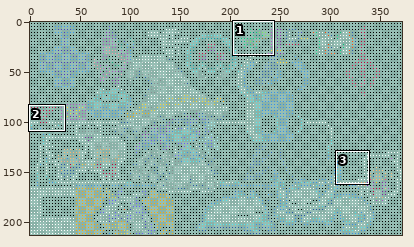
Sprite sheet -- Dotted_Overlay_PNGs/!dotted_BENCH.png. The first picture is a wide view before the edit; the outline marks the close-up.
Close-up. As it was:
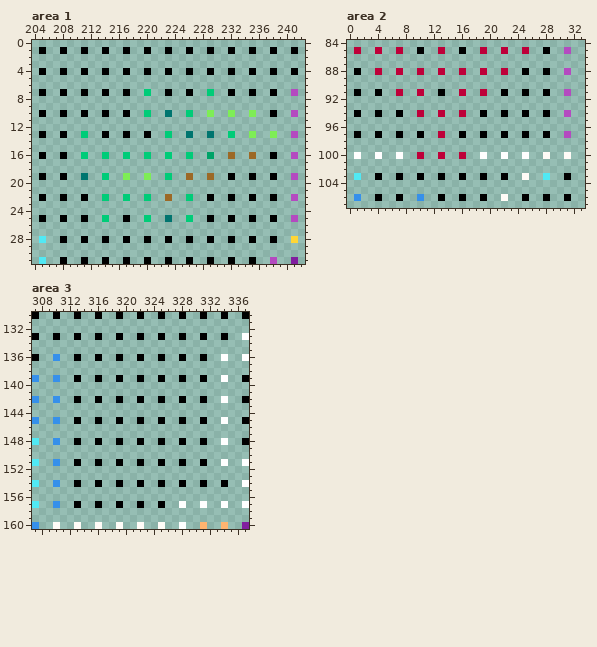
The file is 372x213 pixels. Colours within 5 levels of each other are drawn and written as one. Shown: area 1: x 204..242, y 0..31; area 2: x 0..33, y 84..107; area 3: x 307..337, y 130..160.
The result:
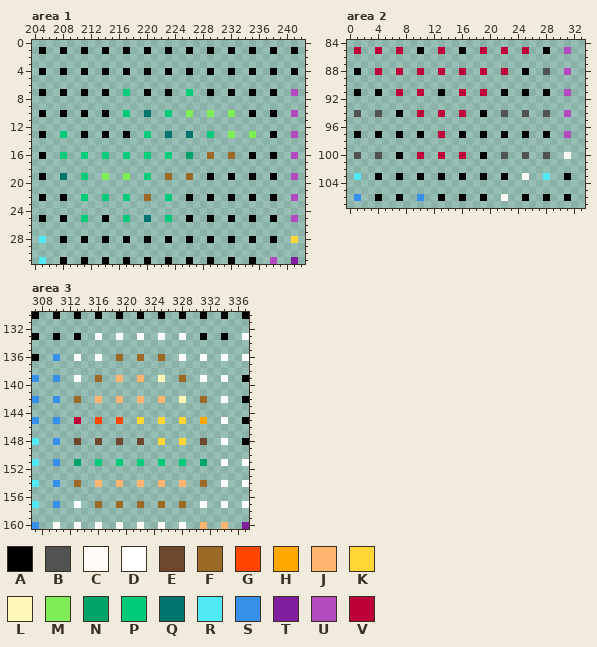
Palette (. is transparent): A #000000  B #515252  C #fffcf7  D #ffffff  E #6d482f  F #9c6926  G #ff4500  H #ffa800  J #ffb470  K #ffd635  L #fff8b8  M #7eed56  N #00a368  P #00cc78  Q #00756f  R #51e9f4  S #3690ea  T #811e9f  U #b44ac0  V #be0039
Change:
--- area 1
@@ x 204..242 @@
  6 .......................................
- 7 .A..A..A..A..A..P..A..A..P..A..A..A..U.
+ 7 .A..A..A..A..P..A..A..P..A..A..A..A..U.
  8 .......................................
  9 .......................................
-10 .A..A..A..A..A..P..Q..P..M..M..M..A..U.
+10 .A..A..A..A..P..Q..P..M..M..M..A..A..U.
 11 .......................................
 12 .......................................
-13 .A..A..P..A..A..A..P..Q..Q..P..M..M..U.
+13 .A..P..A..A..A..P..Q..Q..P..M..M..A..U.
 14 .......................................
 15 .......................................
-16 .A..A..P..P..P..P..P..P..N..F..F..A..U.
+16 .A..P..P..P..P..P..P..N..F..F..A..A..U.
 17 .......................................
 18 .......................................
-19 .A..A..Q..P..M..M..P..F..F..A..A..A..U.
+19 .A..Q..P..M..M..P..F..F..A..A..A..A..U.
 20 .......................................
 21 .......................................
-22 .A..A..A..P..P..P..F..P..A..A..A..A..U.
+22 .A..A..P..P..P..F..P..A..A..A..A..A..U.
 23 .......................................
 24 .......................................
-25 .A..A..A..P..A..P..Q..P..A..A..A..A..U.
+25 .A..A..P..A..P..Q..P..A..A..A..A..A..U.
 26 .......................................
--- area 2
@@ x 26..30 @@
  87 .....
- 88 ..A..
+ 88 ..B..
  89 .....
@@ x 0..33 @@
  93 ..................................
- 94 .A..A..A..V..V..V..A..A..A..A..U..
+ 94 .B..B..A..V..V..V..A..B..B..B..U..
  95 ..................................
@@ x 0..33 @@
  99 ..................................
-100 .D..D..D..V..V..V..D..D..D..C..C..
+100 .B..B..A..V..V..V..A..B..B..B..C..
 101 ..................................
--- area 3
@@ x 307..337 @@
 132 ...............................
-133 A..A..A..A..A..A..A..A..A..A..D
+133 A..A..A..D..D..D..D..D..A..A..D
 134 ...............................
 135 ...............................
-136 A..S..A..A..A..A..A..A..A..D..D
+136 A..S..D..D..F..F..F..D..D..D..D
 137 ...............................
 138 ...............................
-139 S..S..A..A..A..A..A..A..A..D..A
+139 S..S..D..F..J..J..L..F..D..D..A
 140 ...............................
 141 ...............................
-142 S..S..A..A..A..A..A..A..A..D..A
+142 S..S..F..J..J..J..J..L..F..D..A
 143 ...............................
 144 ...............................
-145 S..S..A..A..A..A..A..A..A..D..A
+145 S..S..V..G..G..K..K..K..H..D..A
 146 ...............................
 147 ...............................
-148 R..S..A..A..A..A..A..A..A..D..A
+148 R..S..E..E..E..E..K..K..E..D..A
 149 ...............................
 150 ...............................
-151 R..S..A..A..A..A..A..A..A..D..D
+151 R..S..N..P..P..P..P..P..N..D..D
 152 ...............................
 153 ...............................
-154 R..S..A..A..A..A..A..A..A..A..D
+154 R..S..F..J..J..J..J..J..F..D..D
 155 ...............................
 156 ...............................
-157 R..S..A..A..A..A..A..D..D..D..D
+157 R..S..D..F..F..F..F..F..D..D..D
 158 ...............................
